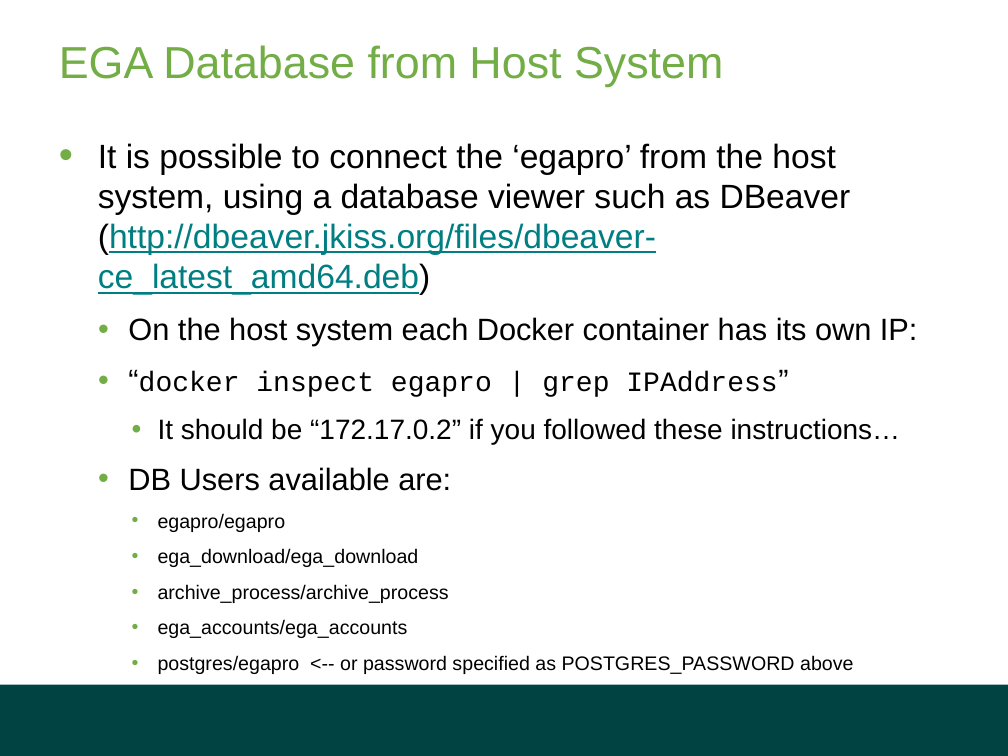
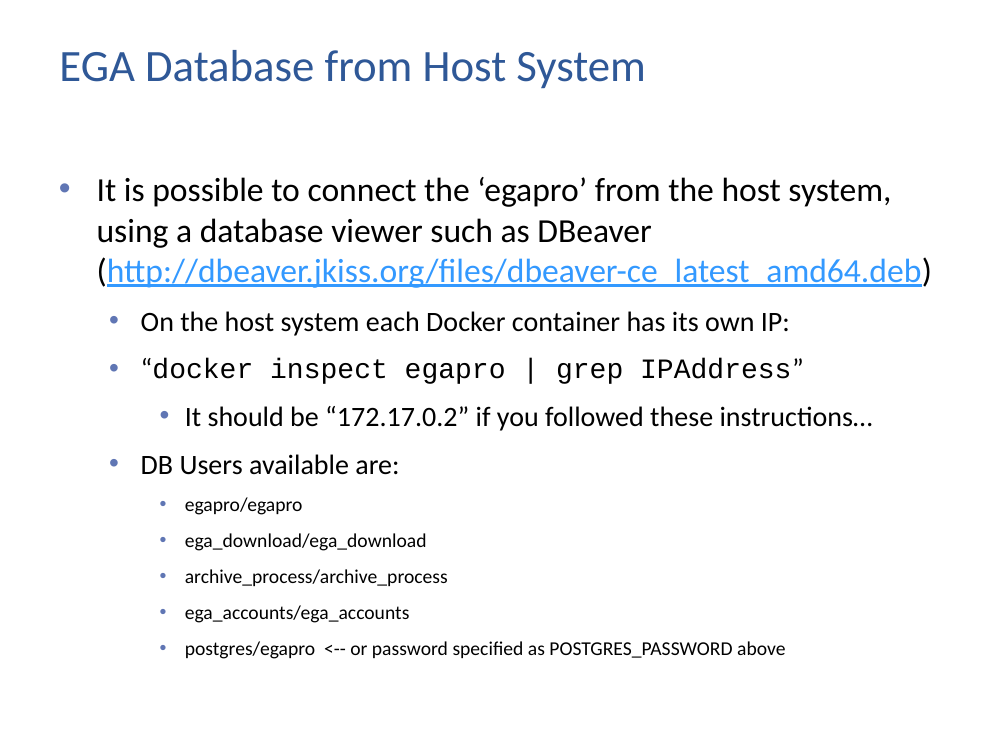
Before and after one commit to elixir-europe/human-data-local-ega, a slide deck: slide 29 of Local EGA Setup.pptx. Drawn at 1008x756 pixels with LibreOffice and Linux fonts; fonts in the diff are those of the drawing; background and template pictures are left out. Boxes give left, top, right and bottom in pixels: in the first picture for what was removed or moved away, otherwise in the second. Text is boxed around its words. In the diff, an @@ line names an element or a change of style, - is before the commit and + after.

```diff
--- a/Local EGA Setup.pptx
+++ b/Local EGA Setup.pptx
@@ title "EGA Database from Host System" at (59, 50, 646, 89): font Arial to Calibri, text colour #72AD46 to #2F5897 @@
@@ text "It is possible to connect ...": place and size @@
-text "It is possible to connect ..." at (98, 143, 918, 674)
+text "It is possible to connect ..." at (97, 177, 932, 659)
@@ text "It is possible to connect ..." at (97, 177, 932, 659): font Arial to Calibri; text colour #007E82 to #3399FF in "(http://dbeaver.jkiss.org/files/dbeaver-ce_latest_amd64.deb)"; size 22 to 20 pt in "On the host system each Docker container ...", "“docker IPAddress”", "DB Users available are:"; indent changed; bullet colour #72AD46 to #6076B4 @@
@@ rectangle removed at (0, 684, 1008, 756) @@
```
Also in this commit, not shown: 48 other slides changed.
